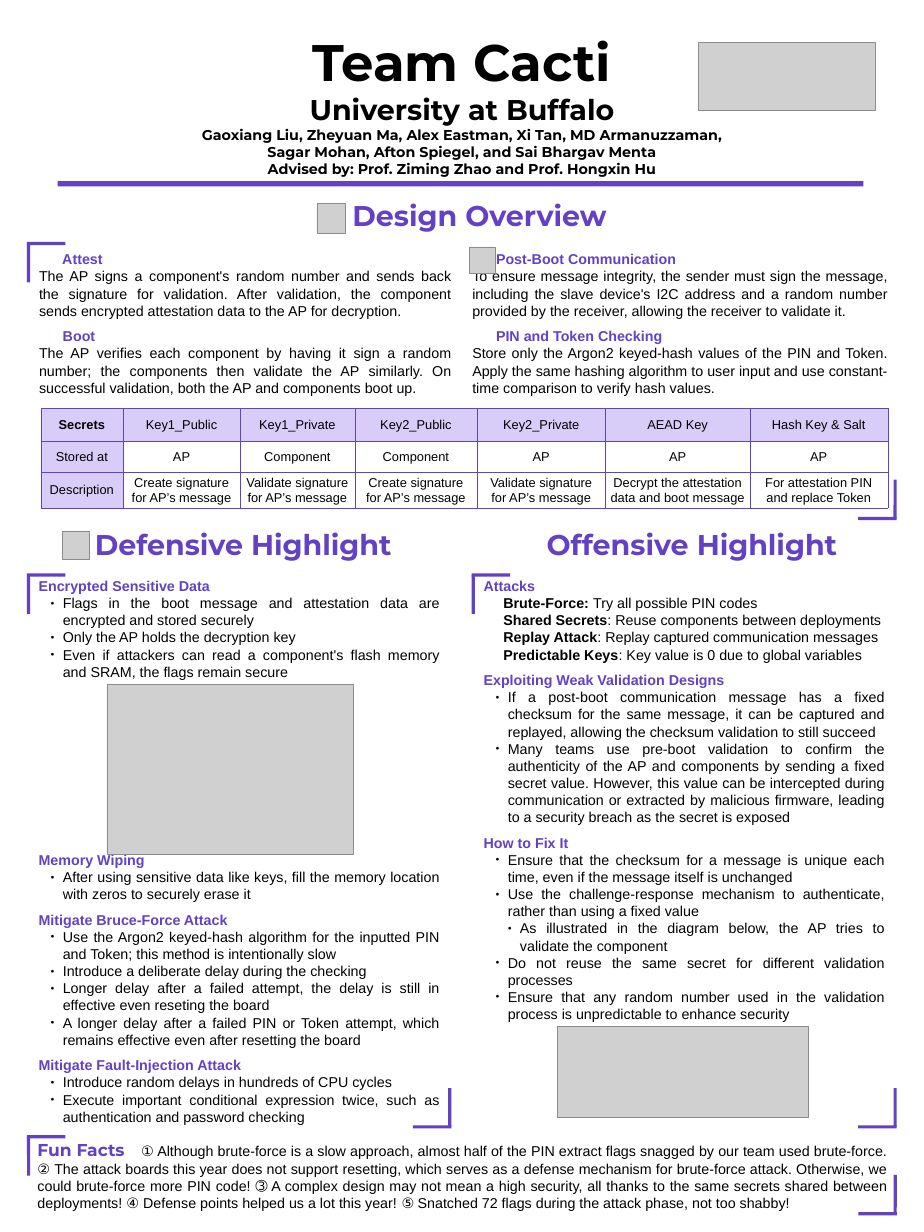
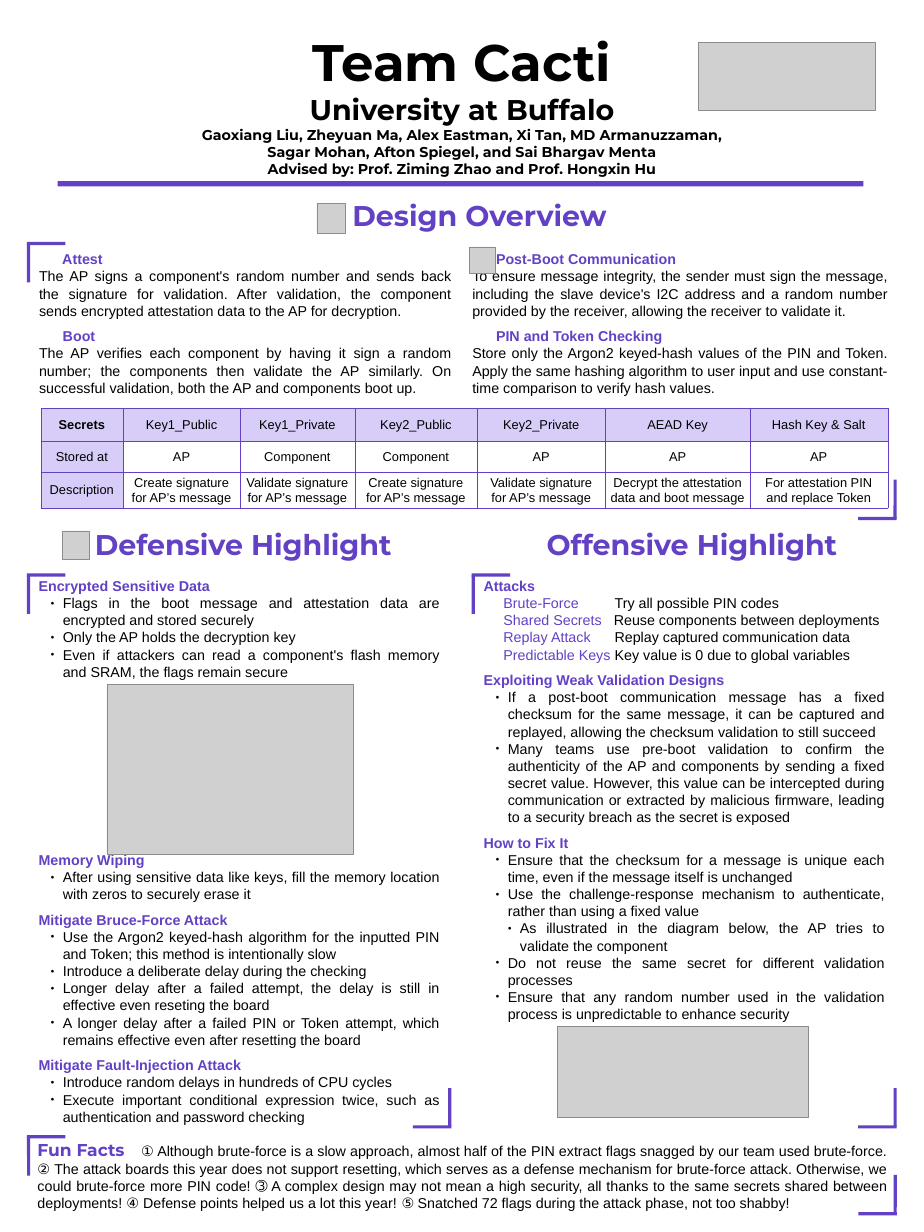
Before and after one commit to CactiLab/2024-ectf-ub-cacti-design, a slide deck: slide 1 of poster/2024 eCTF Poster Template (copy).pptx. Drawn at 924x1232 pixels with LibreOffice and Linux fonts; fonts in the diff are those of the drawing; grey boxes stand for pictures; background and template pictures are left out. Boxes give left, top, right and bottom in pixels: in the first picture for what was removed or moved away, otherwise in the second. Text is boxed around its words. In the diff, an @@ line names an element or a change of style, - is before the commit and + after.

Commit message:
poster minor

```diff
--- a/poster/2024 eCTF Poster Template (copy).pptx
+++ b/poster/2024 eCTF Poster Template (copy).pptx
@@ text at (503, 597, 880, 663): text changed @@
-Brute-Force: Try all possible PIN codes
-Shared Secrets: Reuse components between deployments
-Replay Attack: Replay captured communication messages
-Predictable Keys: Key value is 0 due to global variables
+Brute-Force Try all possible PIN codes
+Shared Secrets Reuse components between deployments
+Replay Attack Replay captured communication data
+Predictable Keys Key value is 0 due to global variables
```
Also in this commit, not shown: 1 other file.
